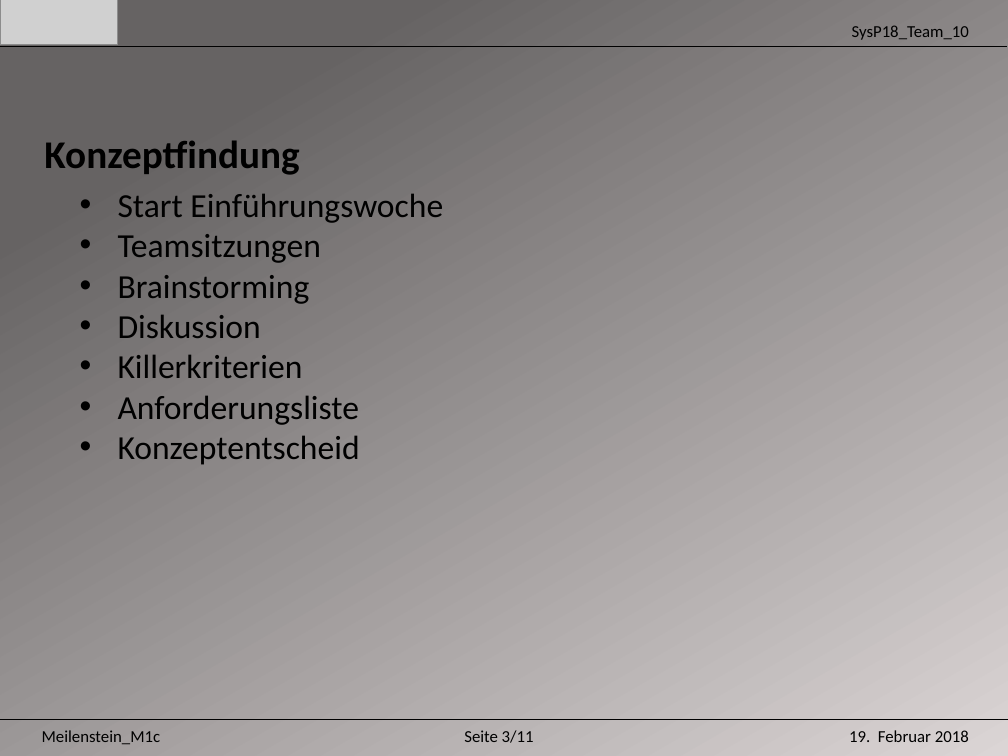
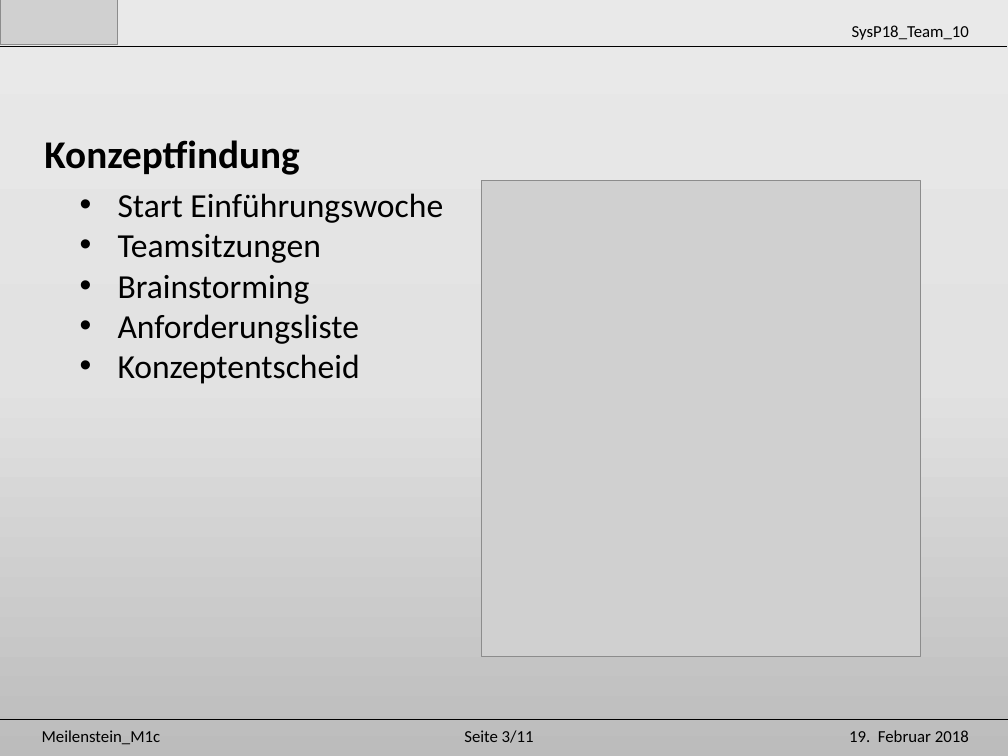
Before and after one commit to Unaqwyn/SysP18_1cv, a slide deck: slide 4 of 01_Organisation/02_Meilensteine/m1c/Praesentation_m1c.pptx. Drawn at 1008x756 pixels with LibreOffice and Linux fonts; fonts in the diff are those of the drawing; grey boxes stand for pictures. Boxes give left, top, right and bottom in pixels: in the first picture for what was removed or moved away, otherwise in the second. Text is boxed around its words. In the diff, an @@ line names an element or a change of style, - is before the commit and + after.

```diff
--- a/01_Organisation/02_Meilensteine/m1c/Praesentation_m1c.pptx
+++ b/01_Organisation/02_Meilensteine/m1c/Praesentation_m1c.pptx
@@ background gradient #DBD6D6 to #666464 to gradient #EBEAEA to #E4E3E3 to #BDBCBC @@
@@ picture added at bbox=[482, 180, 921, 657] @@
@@ text at bbox=[118, 314, 303, 378]: paragraphs removed @@
-• Diskussion
-• Killerkriterien
```
Also in this commit, not shown: 11 other slides changed.
